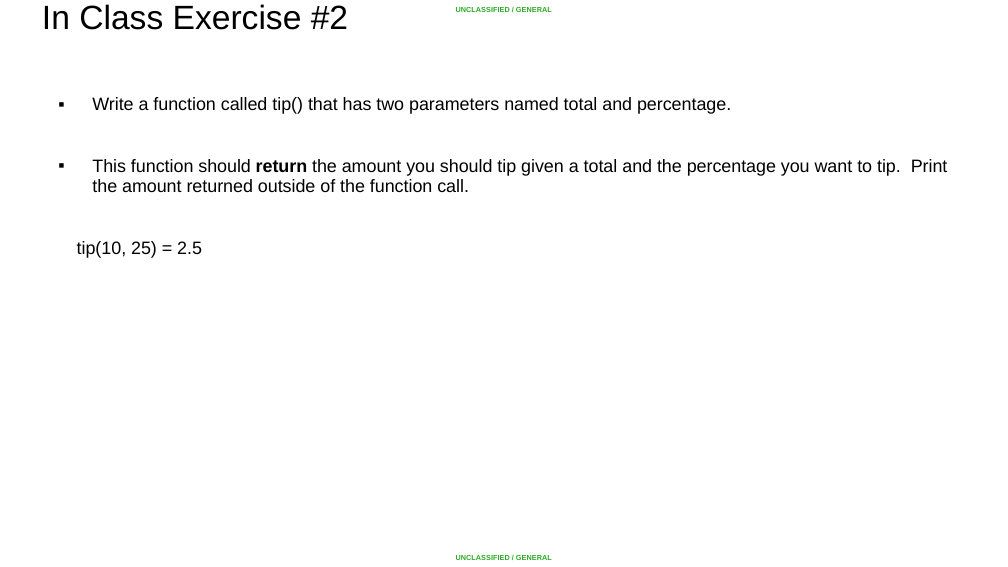
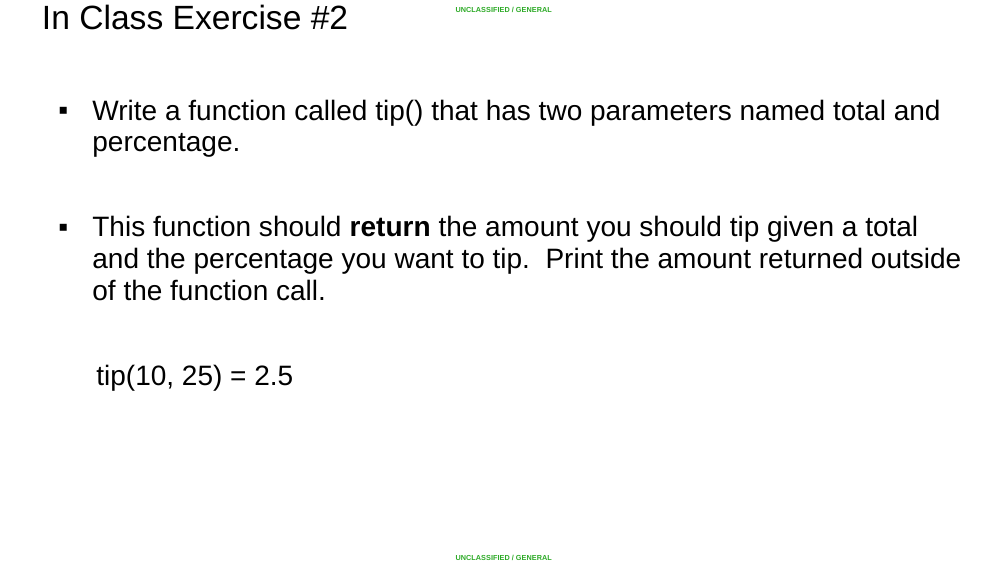
Before and after one commit to rhaenze/summer-course, a slide deck: slide 24 of Python/Lesson 03 - Functions/Lesson 03 - Functions.pptx. Drawn at 1008x567 pixels with LibreOffice and Linux fonts; fonts in the diff are those of the drawing; background and template pictures are left out. Boxes give left, top, right and bottom in pixels: in the first picture for what was removed or moved away, otherwise in the second. Text is boxed around its words. In the diff, an @@ line names an element or a change of style, - is before the commit and + after.

```diff
--- a/Python/Lesson 03 - Functions/Lesson 03 - Functions.pptx
+++ b/Python/Lesson 03 - Functions/Lesson 03 - Functions.pptx
@@ text "Write a function called tip() ..." at (x1=92, y1=99, x2=961, y2=390): size 12.8 to 20 pt @@
```
Also in this commit, not shown: 2 other slides changed, 1 other file.
